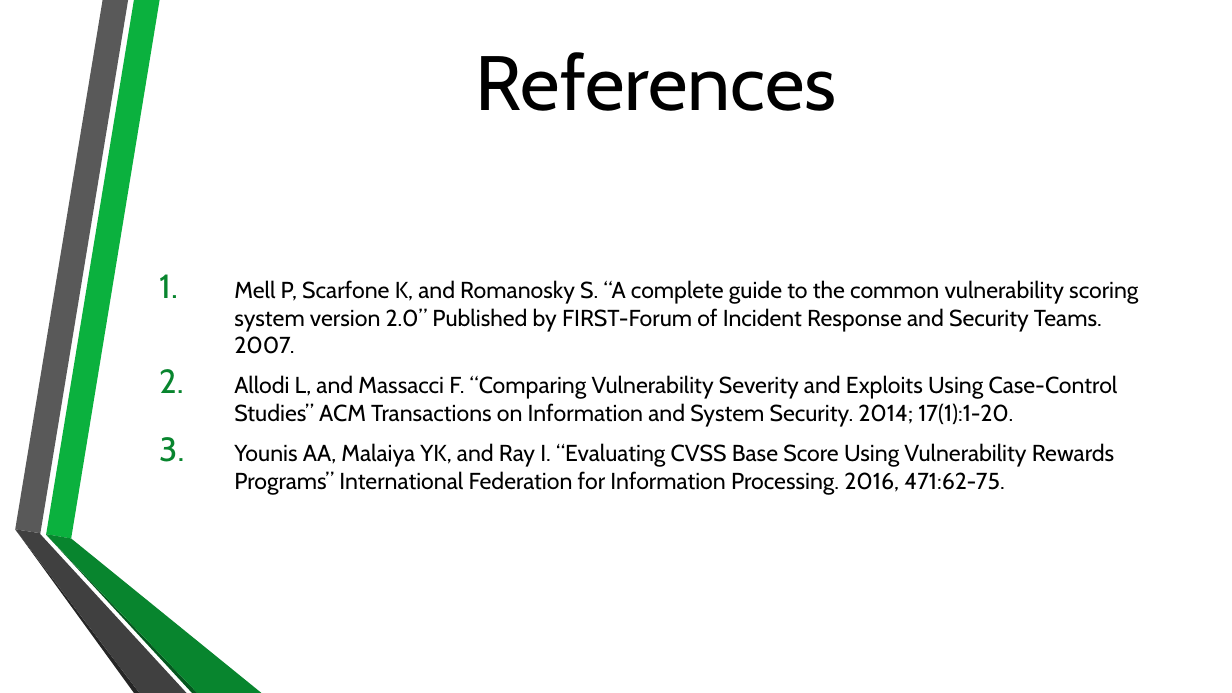
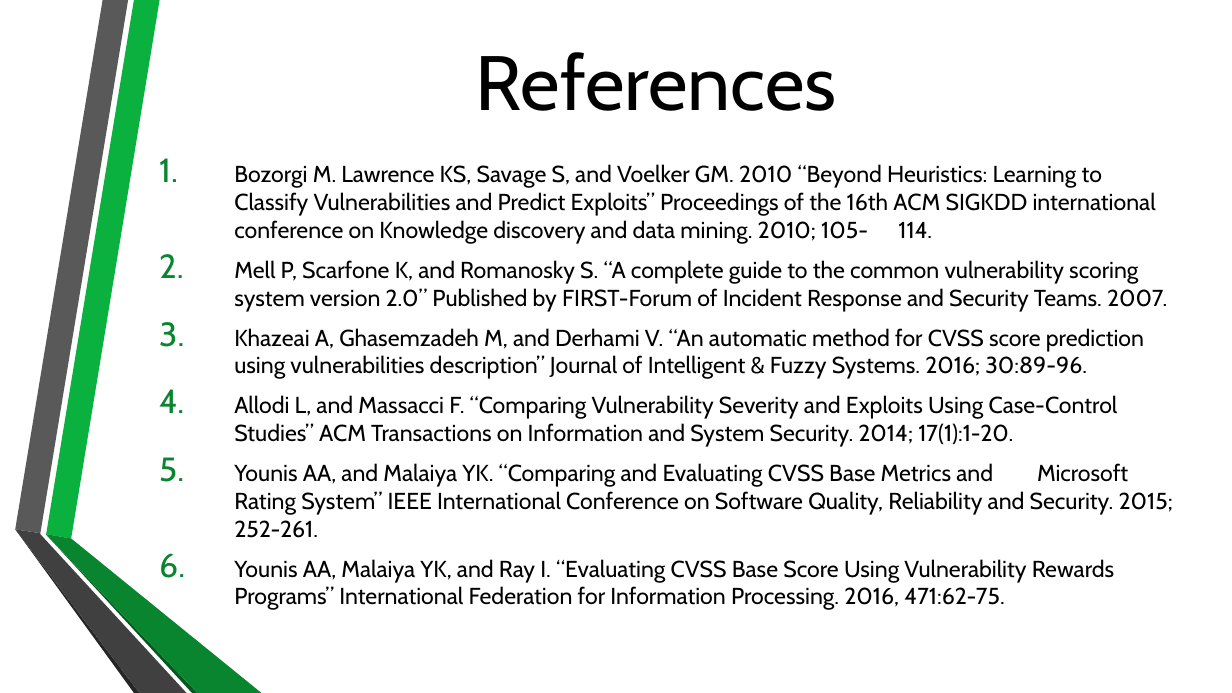
Before and after one commit to BenChurch/Winter2017, a slide deck: slide 27 of CISC848/Implementation/Presentation/CvssEquationRecasting.pptx (slide 26 before the commit). Drawn at 1232x693 pixels with LibreOffice and Linux fonts; fonts in the diff are those of the drawing; background and template pictures are left out. Boxes give left, top, right and bottom in pixels: in the first picture for what was removed or moved away, otherwise in the second. Text is boxed around its words. In the diff, an @@ line names an element or a change of style, - is before the commit and + after.

```diff
--- a/CISC848/Implementation/Presentation/CvssEquationRecasting.pptx
+++ b/CISC848/Implementation/Presentation/CvssEquationRecasting.pptx
@@ text at <box>234,164,1156,244</box>: paragraph added @@
+1. Bozorgi M. Lawrence KS, Savage S, and Voelker GM. 2010 “Beyond Heuristics: Learning to Classify Vulnerabilities and Predict Exploits” Proceedings of the 16th ACM SIGKDD international conference on Knowledge discovery and data mining. 2010; 105- 114.
@@ text at <box>234,328,1144,379</box>: paragraph added @@
+3. Khazeai A, Ghasemzadeh M, and Derhami V. “An automatic method for CVSS score prediction using vulnerabilities description” Journal of Intelligent & Fuzzy Systems. 2016; 30:89-96.
@@ text at <box>234,463,1173,538</box>: paragraph added @@
+5. Younis AA, and Malaiya YK. “Comparing and Evaluating CVSS Base Metrics and Microsoft Rating System” IEEE International Conference on Software Quality, Reliability and Security. 2015; 252-261.
```
Also in this commit, not shown: 18 other slides changed, 1 slide added, 2 other files.
